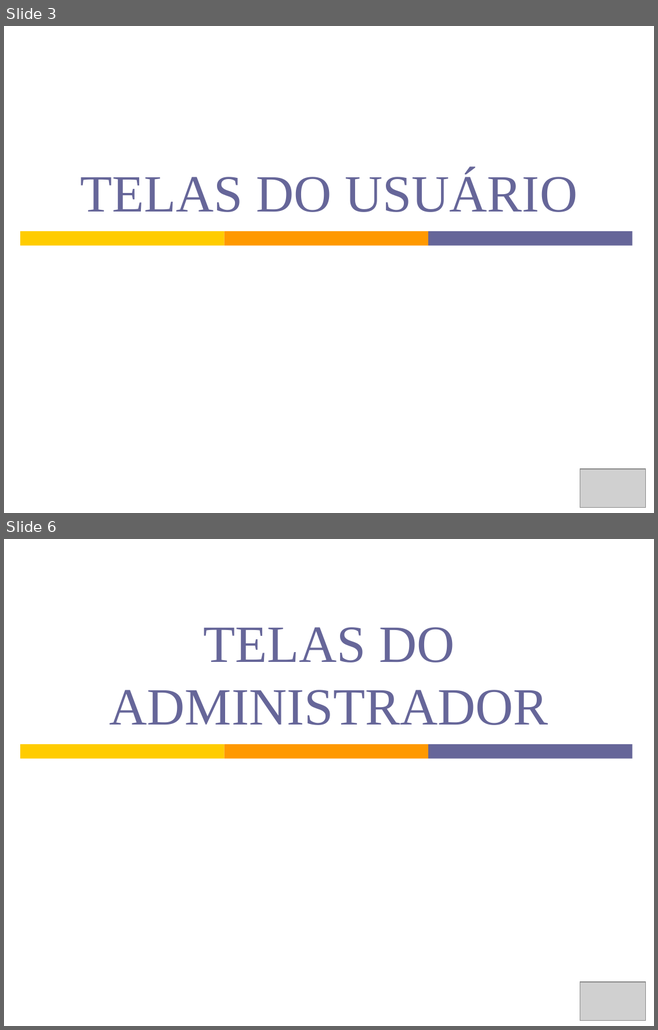
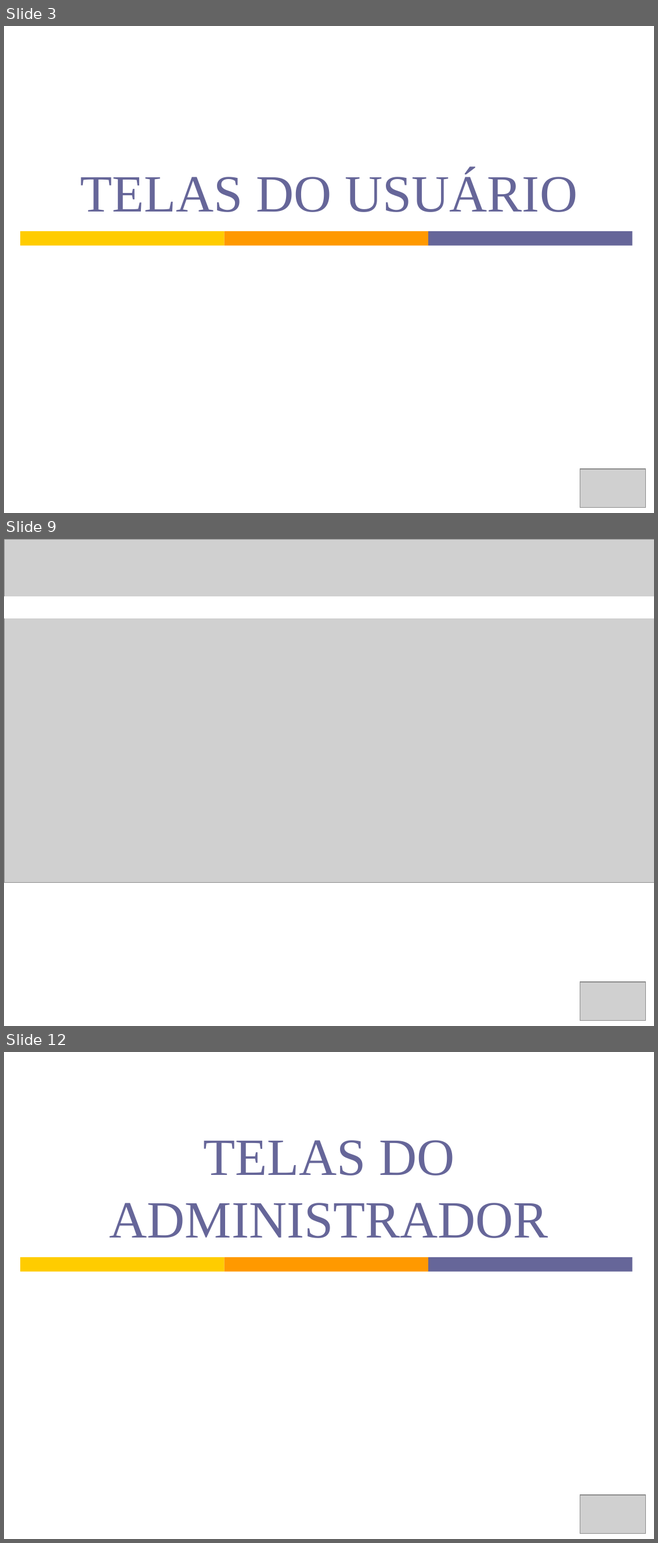
Before and after one commit to n-a-sistemas/ProjetoOng, a slide deck: CANTINHO FRATERNO.pptx. Shown one above the other, each under a label of ours: slides 3 and 6 before the commit, slides 3, 9 and 12 after it; the slides between them are not shown. The pictures are 658x1030 and 658x1543 pixels, drawn with LibreOffice and Linux fonts; fonts in the diff are those of the drawing; grey boxes stand for pictures. Boxes give left, top, right and bottom in pixels: in the first picture for what was removed or moved away, otherwise in the second. Text is boxed around its words. In the diff, an @@ line names an element or a change of style, - is before the commit and + after.

```diff
--- a/CANTINHO FRATERNO.pptx
+++ b/CANTINHO FRATERNO.pptx
@@ slide 9 added at (x1=4, y1=539, x2=654, y2=1026), background #FFFFFF @@
@@ rectangle added at (x1=4, y1=539, x2=20, y2=701), fill #FFCC00 @@
@@ rectangle added at (x1=4, y1=539, x2=22, y2=1026), fill #FFFFFF, outline #FFFFFF 0.75 pt @@
@@ picture added at (x1=4, y1=539, x2=654, y2=882) @@
@@ rectangle added at (x1=4, y1=597, x2=654, y2=618), fill #FFFFFF, outline #FFFFFF 0.75 pt @@
@@ rectangle added at (x1=4, y1=701, x2=20, y2=864), fill #FF9900 @@
@@ rectangle added at (x1=4, y1=864, x2=20, y2=1026), fill #666699 @@
@@ picture added at (x1=579, y1=982, x2=646, y2=1020) @@
@@ what was slide 6 is now slide 12 @@
```
Also in this commit, not shown: 4 slides changed, 12 other slides added, 2 slides removed.
